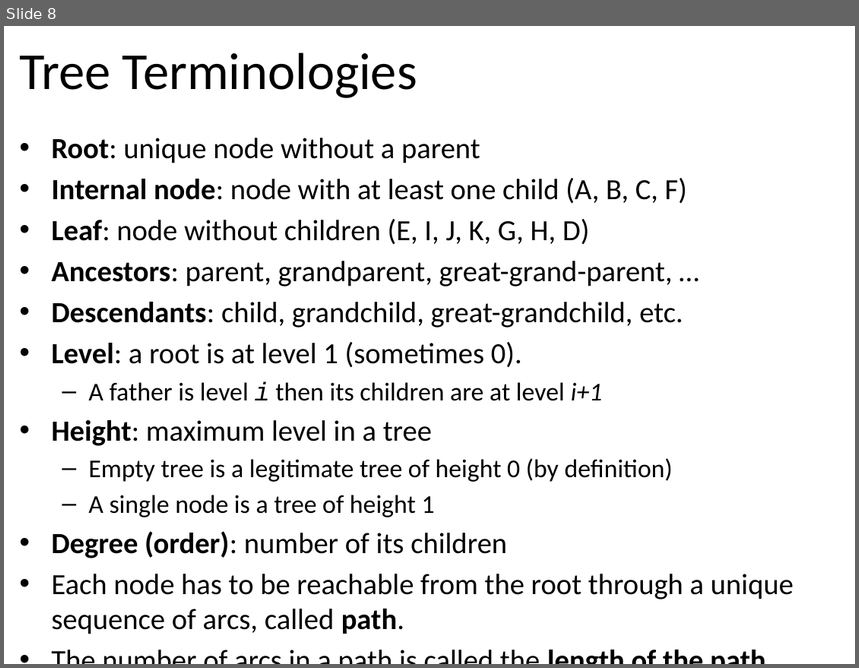
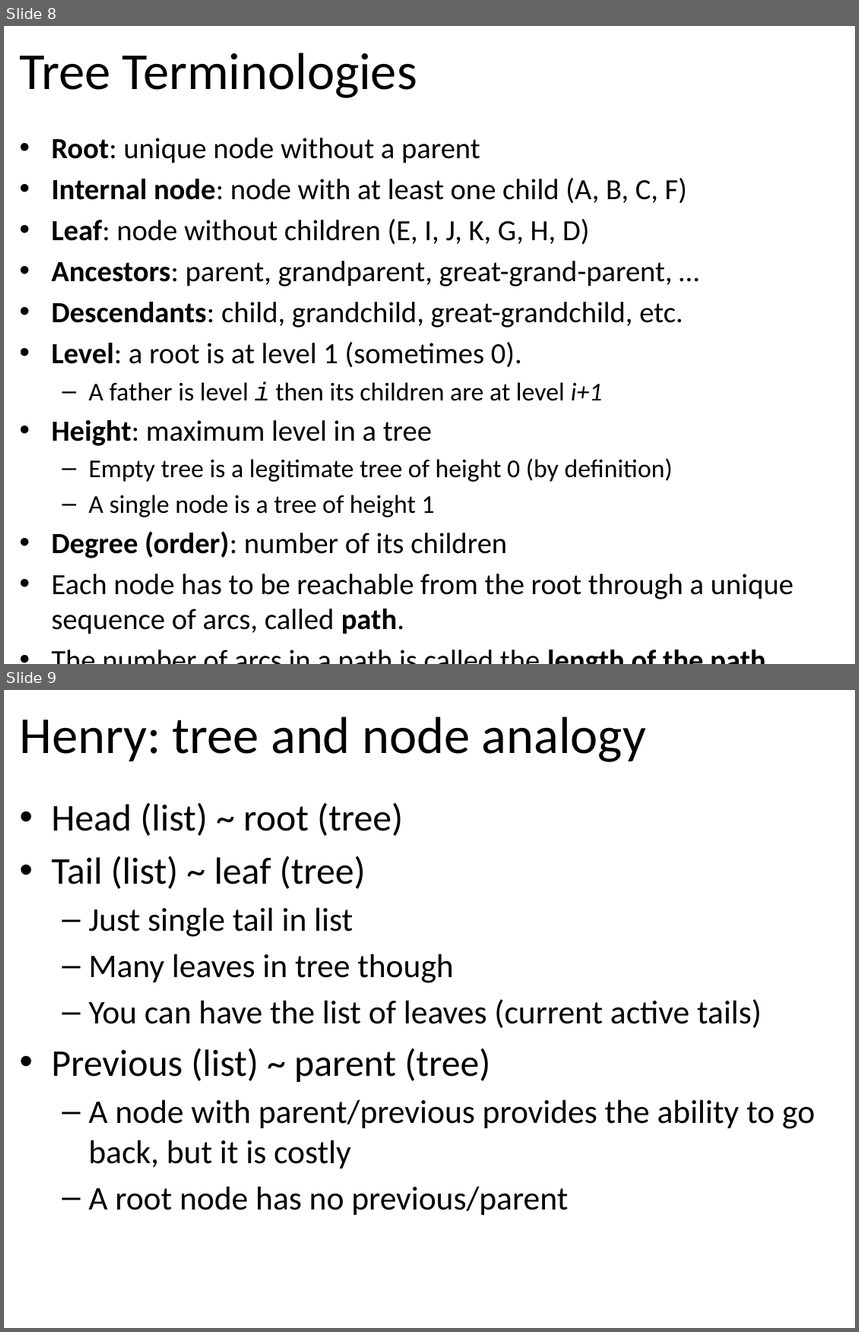
Before and after one commit to tutrunghieu/dsa-2017-java-tutorial, a slide deck: dsa2017-java-online/handouts/data-day05/Lecture 06 - Chapter 06 - Binary Trees - Day 1.pptx. Shown one above the other, each under a label of ours: slide 8 before the commit, slides 8 and 9 after it. The pictures are 859x668 and 859x1332 pixels, drawn with LibreOffice and Linux fonts; fonts in the diff are those of the drawing. Boxes give left, top, right and bottom in pixels: in the first picture for what was removed or moved away, otherwise in the second. Text is boxed around its words. In the diff, an @@ line names an element or a change of style, - is before the commit and + after.

```diff
--- a/dsa2017-java-online/handouts/data-day05/Lecture 06 - Chapter 06 - Binary Trees - Day 1.pptx
+++ b/dsa2017-java-online/handouts/data-day05/Lecture 06 - Chapter 06 - Binary Trees - Day 1.pptx
@@ slide 9 added at (4, 690, 855, 1328), background #FFFFFF @@
@@ title added at (19, 717, 646, 762), 44 pt, text #000000 @@
+Henry: tree and node analogy
@@ text added at (51, 802, 815, 1215), 28 pt, text #000000 @@
+• Head (list) ~ root (tree)
+• Tail (list) ~ leaf (tree)
+  – Just single tail in list
+  – Many leaves in tree though
+  – You can have the list of leaves (current active tails)
+• Previous (list) ~ parent (tree)
+  – A node with parent/previous provides the ability to go back, but it is costly
+  – A root node has no previous/parent
```
Also in this commit, not shown: 1 slide changed, 2 other slides added, 7 other files.
